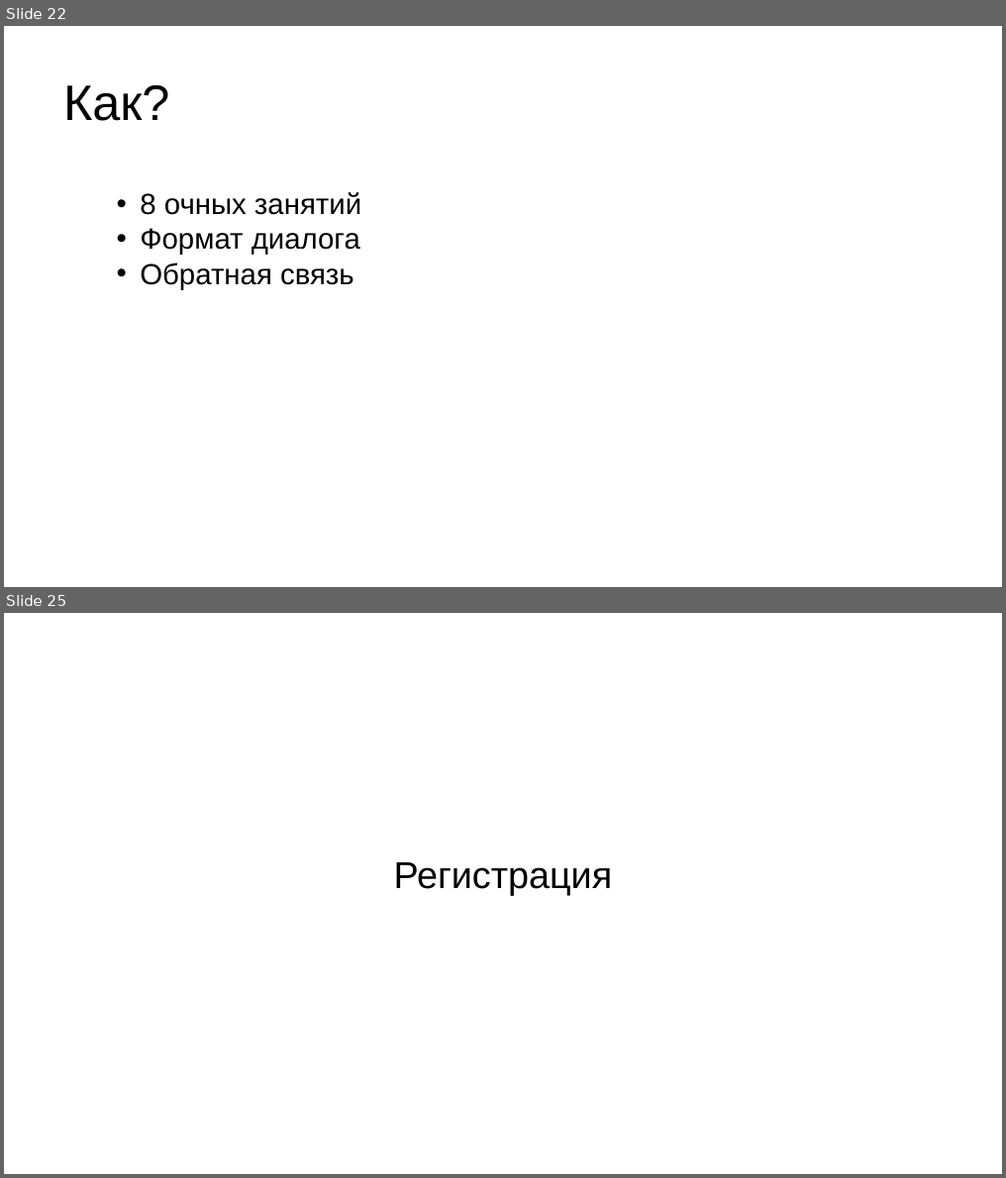
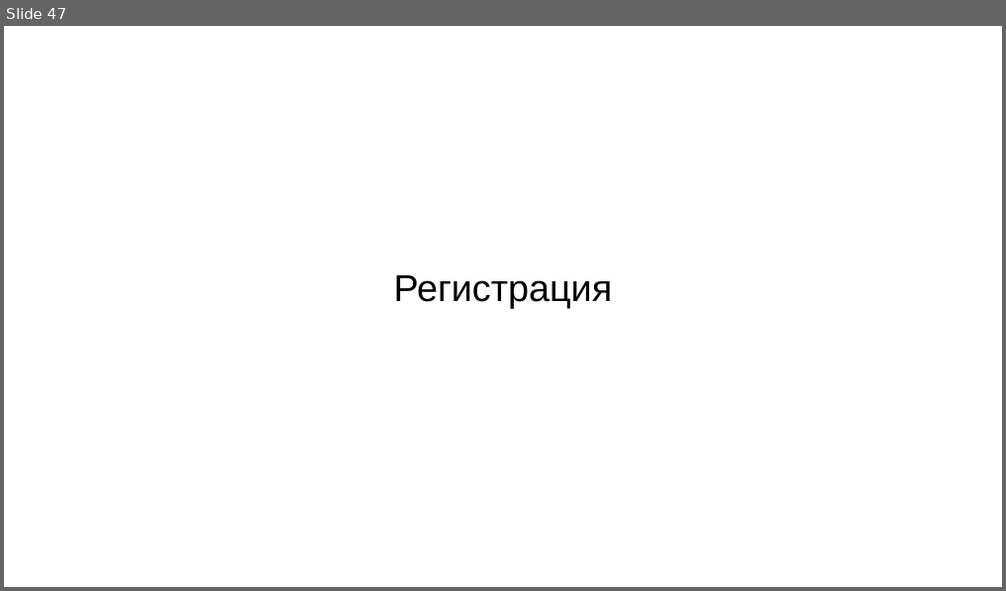
Before and after one commit to serge0699/verif_elective_miet, a slide deck: doc/preview.pptx. Shown one above the other, each under a label of ours: slides 22 and 25 before the commit, slide 47 after it; the slides between them are not shown. The pictures are 1006x1178 and 1006x591 pixels, drawn with LibreOffice and Linux fonts; fonts in the diff are those of the drawing. Boxes give left, top, right and bottom in pixels: in the first picture for what was removed or moved away, otherwise in the second. Text is boxed around its words. In the diff, an @@ line names an element or a change of style, - is before the commit and + after.

```diff
--- a/doc/preview.pptx
+++ b/doc/preview.pptx
@@ slide 22 removed at <box>4,26,1002,587</box>, background #FFFFFF @@
@@ text removed at <box>63,85,169,121</box> @@
-Как?
@@ text removed at <box>140,192,361,290</box> @@
-• 8 очных занятий
-• Формат диалога
-• Обратная связь
@@ what was slide 25 is now slide 47 @@
```
Also in this commit, not shown: 19 slides changed, 25 slides added, 2 other slides removed, 2 other files.
